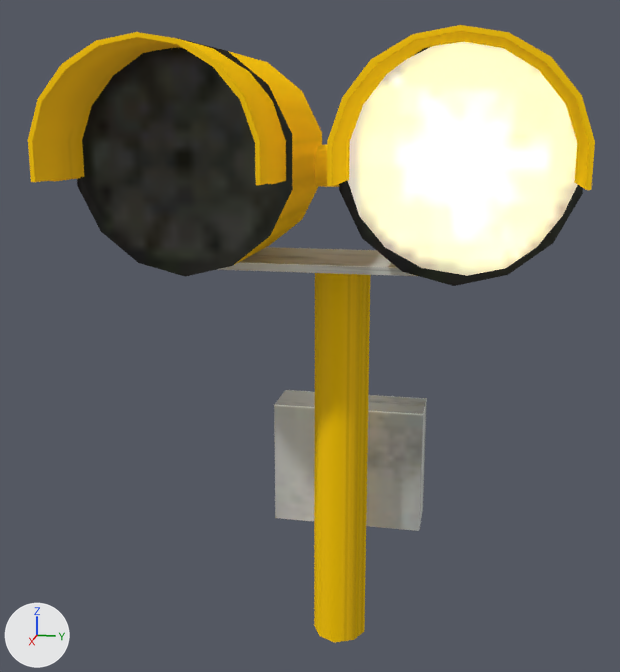
An edit to the Blender file PackageSources/Scenery/airport-rkpk-busan/modellib/wigwag/wigwag.blend, drawn before and after from the same camera.
The view is the same before and after, from a camera (50 mm lens) standing at (1.848, 0.299, 1.193) and looking at (0.093, -0.052, 0.754). Lighting does not change. The marker at lower left points along +X, +Y and +Z.

Before the edit, the objects in view are built like this:
```python
mat_m0mat = bpy.data.materials.new('m0mat')
mat_m0mat.use_nodes = True; mat_m0mat.node_tree.nodes.clear()
_N = mat_m0mat.node_tree.nodes; _L = mat_m0mat.node_tree.links
n0 = _N.new('ShaderNodeBsdfPrincipled'); n0.name = 'Principled BSDF'
n0.distribution = 'GGX'
n0.subsurface_method = 'RANDOM_WALK_SKIN'
n0.inputs[13].default_value = 0.0  # 'Specular IOR Level'
n0.inputs[28].default_value = 1.0  # 'Emission Strength'
n1 = _N.new('ShaderNodeOutputMaterial'); n1.name = 'Material Output'
n2 = _N.new('ShaderNodeTexImage'); n2.name = 'Image Texture'
n2.image = img_gh_structure3_png
n3 = _N.new('ShaderNodeTexImage'); n3.name = 'Image Texture.001'
n3.image = img_gh_structure3_lm_png
_L.new(n0.outputs[0], n1.inputs[0])  # 'BSDF' to 'Surface'
_L.new(n2.outputs[0], n0.inputs[0])  # 'Color' to 'Base Color'
_L.new(n3.outputs[0], n0.inputs[27])  # 'Color' to 'Emission Color'
me_meshid0_name = bpy.data.meshes.new('meshId0_name')
me_meshid0_name.from_pydata(...)  # 634 vertices, 832 faces; spans x -0.244..0.452, y -0.484..0.468, z 0.0..1.348
me_meshid0_name.materials.append(mat_m0mat)
me_meshid1_name = bpy.data.meshes.new('meshId1_name')
me_meshid1_name.from_pydata(...)  # 19 vertices, 18 faces; spans x 0.268, y -0.468..-0.06, z -0.204..0.204
me_meshid1_name.materials.append(mat_m0mat)
ob_body = bpy.data.objects.new('body', me_meshid0_name)
ob_body.location = (0.0, 0.0, 0.0)
ob_wigwag = bpy.data.objects.new('wigwag', me_meshid1_name)
ob_wigwag.location = (0.0, 0.52, 1.13)
```
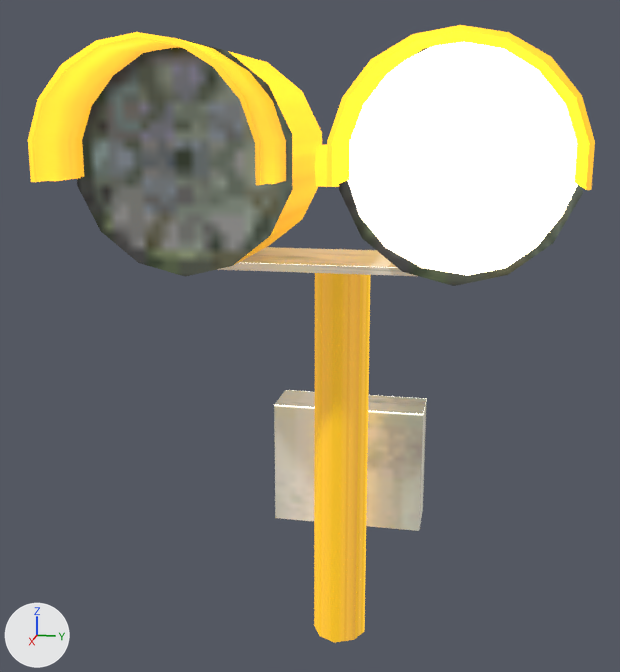
Changed parts and their boxes (x1, y1, x2, y2) in the pictures (620 x 672 px):
'body', surface changed: (28, 25, 595, 642) in both
'wigwag', surface changed: (348, 42, 578, 276) in both

What changed in the scene script:
```text
Change mat_m0mat:
    where n0 = _N.new('ShaderNodeBsdfPrincipled'); n0.name = 'Principled BSDF'
    n0.inputs[28].default_value: 1.0 -> 10.0  # 'Emission Strength'
```
